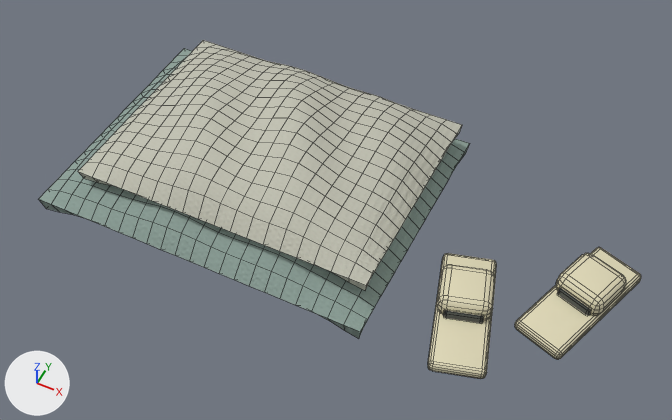
Two versions of the FBX model Prototype/Assets/CTCC/Art/Meshes/CTCC_PROP_Bed4BlanketTrace.fbx, one commit apart.
Rendered twice from a camera (50 mm lens) standing at (0.377, -0.719, 0.934) and looking at (0.013, 0.01, 0.023). Every picture has the same lights, and +X, +Y and +Z are marked at lower left. The older version comes first. Mesh edges are drawn as thin lines.

The first picture shows 'CTCC_PROP_Bed4BlanketTrace'.
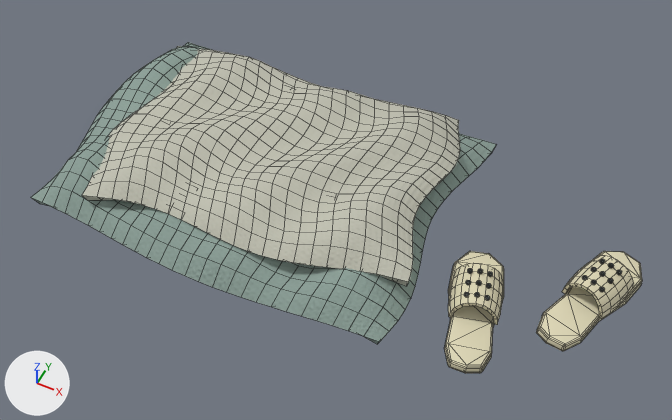
Changed parts and their boxes [x1, y1, x2, y2] in the pictures (672 x 420 px; the box of a moved part takes in the faces that stretch with it):
'CTCC_PROP_Bed4BlanketTrace', reshaped: before [39, 40, 641, 379]; after [31, 42, 642, 373]
part 1 of me_foldedblanketbase_mesh, rebuilt (16% narrower, 11% shorter): before [515, 247, 641, 359]; after [536, 251, 642, 351]
part 2 of me_foldedblanketbase_mesh, rebuilt: before [556, 253, 626, 315]; after [562, 256, 633, 319]
part 3 of me_foldedblanketbase_mesh, rebuilt (12% narrower): before [428, 253, 496, 379]; after [444, 251, 504, 373]
part 4 of me_foldedblanketbase_mesh, rebuilt (12% taller): before [437, 265, 495, 320]; after [448, 263, 503, 325]
part 5 of me_foldedblanketbase_mesh, added: after [31, 42, 496, 344]
part 6 of me_foldedblanketbase_mesh, deleted: before [557, 288, 591, 315]
part 7 of me_foldedblanketbase_mesh, deleted: before [443, 310, 484, 323]
part 8 of me_foldedblanketbase_mesh, moved or reshaped: before [39, 40, 470, 338]; after [82, 46, 460, 286]

Diff of the bpy script that builds the scene:
```diff
--- a/Prototype/Assets/CTCC/Art/Meshes/CTCC_PROP_Bed4BlanketTrace.fbx.py
+++ b/Prototype/Assets/CTCC/Art/Meshes/CTCC_PROP_Bed4BlanketTrace.fbx.py
@@ me_foldedblanketbase_mesh @@
 # used by ob_ctcc_prop_bed4blankettrace; location = (0.0, 0.0, 0.0)
-me_foldedblanketbase_mesh.from_pydata(...)  # 2016 vertices, 2016 faces; spans x -0.36..0.399, y -0.15..0.22, z -0.013..0.117
+me_foldedblanketbase_mesh.from_pydata(...)  # 2768 vertices, 2834 faces; spans x -0.394..0.402, y -0.16..0.244, z -0.013..0.078
+# me_foldedblanketbase_mesh part 1: the loose piece of 96 vertices spanning x 0.281..0.399, y -0.071..0.111, z 0.001..0.017 is rebuilt with 126 vertices and now spans x 0.306..0.402, y -0.054..0.116, z 0.0..0.016
+# me_foldedblanketbase_mesh part 2: the loose piece of 96 vertices spanning x 0.307..0.385, y -0.002..0.076, z 0.011..0.043 is rebuilt with 110 vertices and now spans x 0.317..0.394, y 0.005..0.087, z 0.01..0.045
+# me_foldedblanketbase_mesh part 3: the loose piece of 96 vertices spanning x 0.165..0.275, y -0.15..0.03, z 0.001..0.017 is rebuilt with 126 vertices and now spans x 0.181..0.271, y -0.134..0.037, z 0.0..0.016
+# me_foldedblanketbase_mesh part 4: the loose piece of 96 vertices spanning x 0.177..0.253, y -0.08..-0.005, z 0.011..0.043 is rebuilt with 110 vertices and now spans x 0.189..0.263, y -0.074..0.006, z 0.01..0.045
+# me_foldedblanketbase_mesh part 5: a new loose piece of 1134 vertices spanning x -0.394..0.154, y -0.16..0.24, z -0.013..0.067, in mat_textileold
+# me_foldedblanketbase_mesh part 6: the loose piece of 56 vertices spanning x 0.313..0.379, y -0.003..0.077, z 0.012..0.03 is deleted
+# me_foldedblanketbase_mesh part 7: the loose piece of 56 vertices spanning x 0.183..0.247, y -0.082..-0.004, z 0.012..0.03 is deleted
+# me_foldedblanketbase_mesh part 8: 1519 vertices removed from x -0.36..0.12, y -0.14..0.22, z -0.013..0.117; 873 vertices added at x -0.343..0.151, y -0.132..0.244, z 0.01..0.078
+# other edits to the shape of me_foldedblanketbase_mesh do not show in these pictures
 me_foldedblanketbase_mesh.materials.append(mat_textileold)
```
